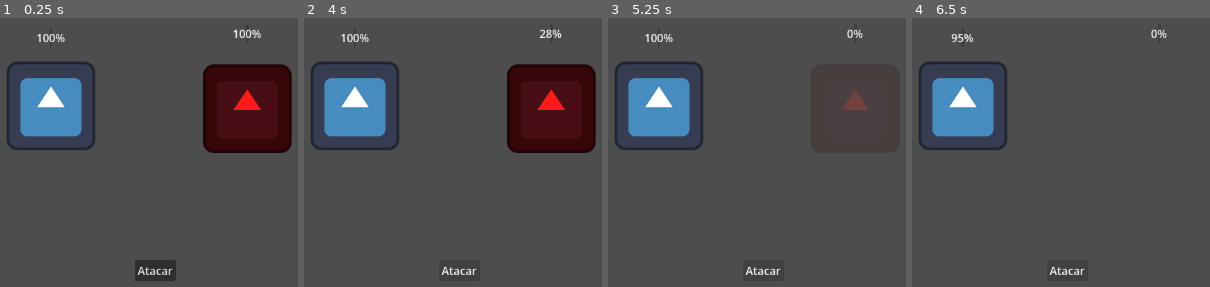
Above: before the commit, frames 1-4 (left to right).
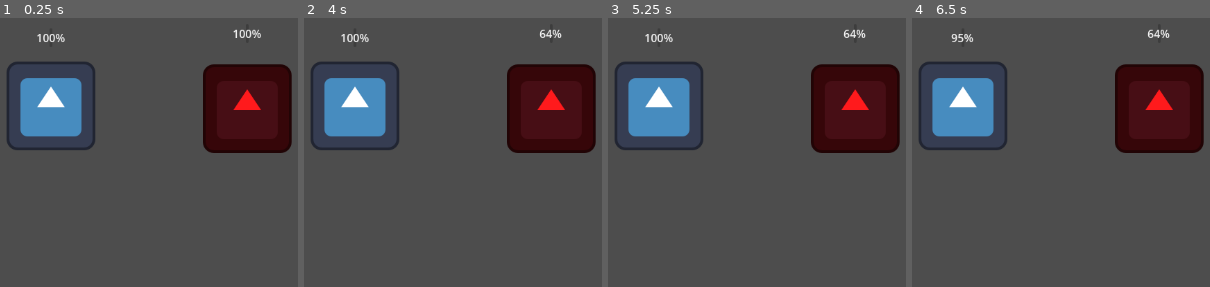
Above: after the commit, the same moments.

Repository: IvanG-Code890/game-starpath
Game: Godot game, scene res://Scenes/BattleScene.tscn
Two runs of this game, one before a commit and one after it. Both use one fixed random seed, a clock stepped at 60 frames per second and the inputs below. The engine's default icon, where the game draws it, is replaced by a stand-in: a white triangle on a blue panel in a dark square.
Inputs (mouse positions are in pixels of both pictures, inside the frame that each line leads up to):
- Up to frame 1 (0.25 s): no input
- Up to frame 2 (4 s): click (458, 270) at 0.5 s, where only the run before the commit has a clickable "Atacar"; click (458, 270) at 1.25 s, where only the run before the commit has a clickable "Atacar"; click "Atacar" at 2 s; tap Enter (ui_accept) at 2.75, 3.02, 3.5, 3.77 s
- Up to frame 3 (5.25 s): tap Enter (ui_accept) at 4.25, 5 s
- Up to frame 4 (6.5 s): tap Enter (ui_accept) at 5.27, 5.75, 6.02 s

The runs differ from the first frame. In frame 1, 1.0% of the frame differs, in the area x 45-60%, y 89-98%; in frame 2, 0.2%; in frame 3, 10%; in frame 4, 10%, in the area x 46-98%, y 4-96%.

Commit message:
feat: implementacion de pantalla de fin de combate y correccion de la UI de botones

Diff:
--- a/starpath/Scenes/BattleScene.gd
+++ b/starpath/Scenes/BattleScene.gd
@@ -1,21 +1,54 @@
 extends Node2D
 
 @onready var battle_manager = $BattleManager
-
 @onready var hero_logic = $HeroSprite/Logic
 @onready var enemy_logic = $EnemySprite/Logic
+
+# ── REFERENCIAS SEPARADAS DE LA INTERFAZ ───────────────────────────────────
+# Enganchamos las dos ramas por separado en lugar de coger el CanvasLayer entero
+@onready var menu_combate = $BattleUI/VBoxContainer
+@onready var end_panel = $BattleUI/Panel
+@onready var result_label = $BattleUI/Panel/VBoxContainer/LblResolution
 
 func _ready() -> void:
 	print("--- CARGANDO ESCENA DE BATALLA ---")
 
-	# Creamos los equipos
+	# Escondemos ambas pantallas al empezar
+	menu_combate.visible = false
+	end_panel.visible = false
+
+	# Conectamos las señales
+	battle_manager.action_menu_toggled.connect(_on_menu_toggled)
+	battle_manager.battle_ended.connect(_on_battle_ended)
+
 	var team_heroes: Array[BaseEntity] = [hero_logic]
 	var team_enemies: Array[BaseEntity] = [enemy_logic]
 
-	# Le damos al botón de inicio del BattleManager
 	battle_manager.start_battle(team_heroes, team_enemies)
+
+func _on_menu_toggled(show_menu: bool) -> void:
+	# Encendemos/apagamos SOLO el menú de combate, no el Canvas entero
+	if not end_panel.visible:
+		menu_combate.visible = show_menu
+
+func _on_btn_atacar_pressed() -> void:
+	# Añado este print para que confirmemos si el clic llega
+	print("¡Clic detectado en el botón Atacar!")
+	battle_manager.player_action_selected("Atacar")
+
+func _on_battle_ended(player_won: bool) -> void:
+	# Ocultamos el menú de combate y mostramos el panel de Fin
+	menu_combate.visible = false
+	end_panel.visible = true
+
+	if player_won:
+		result_label.text = "¡VICTORIA!"
+	else:
+		result_label.text = "DERROTA..."
+
+func _on_btn_reiniciar_pressed() -> void:
+	get_tree().reload_current_scene()
 
 
 func _on_attack_button_pressed() -> void:
-	# Le pasamos la orden al BattleManager
-	battle_manager.player_action_selected("Atacar")
+	pass # Replace with function body.
--- a/starpath/Scenes/BattleScene.tscn
+++ b/starpath/Scenes/BattleScene.tscn
@@ -34,4 +34,26 @@
 layout_mode = 2
 text = "Atacar"
 
-[connection signal="pressed" from="BattleUI/VBoxContainer/AttackButton" to="." method="_on_attack_button_pressed"]
+[node name="Panel" type="Panel" parent="BattleUI" unique_id=98372456]
+offset_top = -27.0
+offset_right = 1156.0
+offset_bottom = 613.0
+mouse_filter = 2
+
+[node name="VBoxContainer" type="VBoxContainer" parent="BattleUI/Panel" unique_id=298284719]
+layout_mode = 0
+offset_left = 447.0
+offset_top = 245.0
+offset_right = 525.0
+offset_bottom = 285.0
+mouse_filter = 2
+
+[node name="LblResolution" type="Label" parent="BattleUI/Panel/VBoxContainer" unique_id=1844463063]
+layout_mode = 2
+text = "Resultado"
+
+[node name="BtnReplay" type="Button" parent="BattleUI/Panel/VBoxContainer" unique_id=1874950086]
+layout_mode = 2
+text = "Volver a jugar"
+
+[connection signal="pressed" from="BattleUI/VBoxContainer/AttackButton" to="." method="_on_btn_atacar_pressed"]
--- a/starpath/Scripts/BattleManager.gd
+++ b/starpath/Scripts/BattleManager.gd
@@ -8,17 +8,18 @@
 # ── Referencias a los componentes de Lógica ────────────────────────────────
 @export var turn_queue: TurnQueue
 
-# ── Señales para que la Interfaz Gráfica escuche ────────────
+# ── Señales para que la Interfaz Gráfica escuche ───────────────────────────
 signal text_log_updated(message: String)
 signal action_menu_toggled(show: bool)
-signal battle_ended(victory: bool)
+signal battle_ended(player_won: bool)
 
 func _ready() -> void:
 	if not turn_queue:
 		push_error("BattleManager: No se ha asignado un TurnQueue.")
 		return
 
-# Función que llamaremos desde fuera para arrancar la pelea
+# ── BUCLE PRINCIPAL DEL COMBATE ────────────────────────────────────────────
+
 func start_battle(heroes: Array[BaseEntity], enemies: Array[BaseEntity]) -> void:
 	current_state = BattleState.STARTING
 	_log("¡El combate comienza!")
@@ -36,7 +37,7 @@
 
 func advance_to_next_turn() -> void:
 	# 1. Comprobar si alguien ha ganado antes de dar el turno
-	if _check_win_condition():
+	if _check_battle_end():
 		return
 
 	current_state = BattleState.NEXT_TURN
@@ -48,11 +49,10 @@
 	await get_tree().create_timer(0.5).timeout
 
 	# 3. Decidimos qué pasa según quién sea el atacante
-	# (Usamos grupos de Godot para saber si es héroe o enemigo)
 	if active_entity.get_parent().is_in_group("Heroes"):
 		current_state = BattleState.PLAYER_INPUT
 		_log("Esperando tu orden...")
-		action_menu_toggled.emit(true) # Avisamos a la UI para que muestre botones
+		action_menu_toggled.emit(true) # Avisamos a la UI para mostrar botones
 	else:
 		current_state = BattleState.ENEMY_TURN
 		action_menu_toggled.emit(false) # Ocultamos botones
@@ -77,17 +77,6 @@
 	await get_tree().create_timer(1.0).timeout
 	advance_to_next_turn()
 
-func _check_win_condition() -> bool:
-	# NOTA: En el futuro, aquí comprobaremos si todos los héroes o todos los enemigos tienen HP 0
-	# De momento devolvemos false para que el bucle no pare
-	return false
-
-# Función auxiliar para enviar textos a la futura Interfaz Gráfica
-func _log(message: String) -> void:
-	print(message)
-	text_log_updated.emit(message)
-
-# Función que llamaremos cuando el jugador pulse un botón
 func player_action_selected(action_name: String) -> void:
 	if current_state != BattleState.PLAYER_INPUT:
 		return
@@ -110,6 +99,38 @@
 	await get_tree().create_timer(1.0).timeout
 	advance_to_next_turn()
 
+# ── COMPROBACIÓN DE VICTORIA/DERROTA ───────────────────────────────────────
+
+func _check_battle_end() -> bool:
+	var heroes_alive = false
+	var enemies_alive = false
+
+	for entity in turn_queue.queue:
+		if entity.is_alive:
+			if entity.get_parent().is_in_group("Heroes"):
+				heroes_alive = true
+			elif entity.get_parent().is_in_group("Enemies"):
+				enemies_alive = true
+
+	if not heroes_alive:
+		_log("¡Derrota! Todos los héroes han caído.")
+		current_state = BattleState.LOST
+		battle_ended.emit(false) # false = el jugador no ganó
+		return true
+	elif not enemies_alive:
+		_log("¡Victoria! Los enemigos han sido derrotados.")
+		current_state = BattleState.WON
+		battle_ended.emit(true) # true = el jugador ganó
+		return true
+
+	return false # Si ambos equipos tienen vivos, el combate sigue
+
+# ── FUNCIONES AUXILIARES (HELPERS) ─────────────────────────────────────────
+
+func _log(message: String) -> void:
+	print(message)
+	text_log_updated.emit(message)
+
 func _get_first_enemy() -> BaseEntity:
 	for entity in turn_queue.queue:
 		if entity.get_parent().is_in_group("Enemies") and entity.is_alive:
